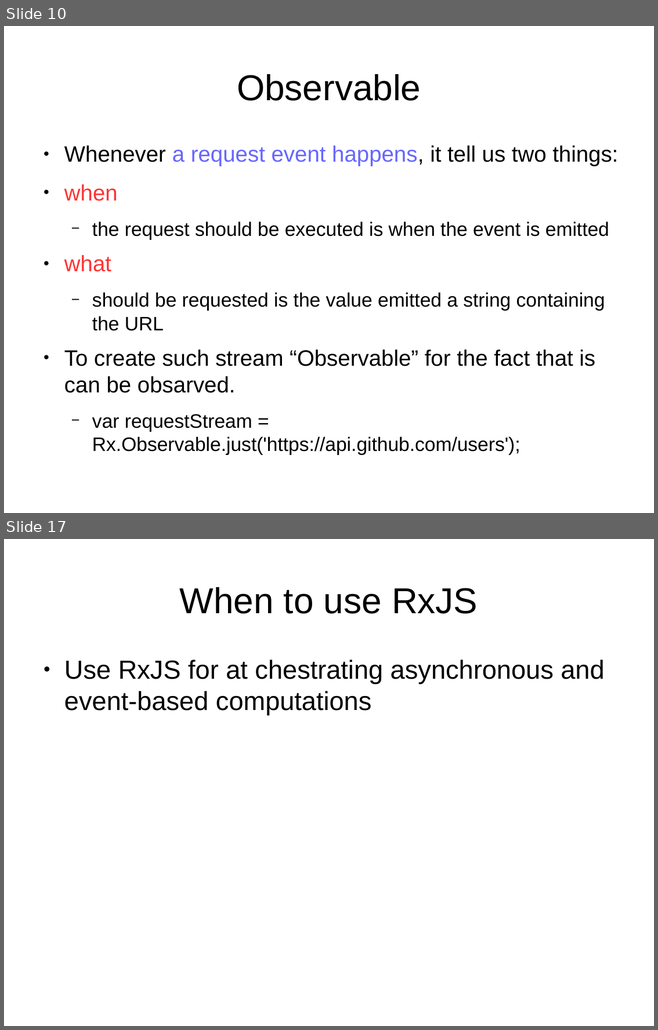
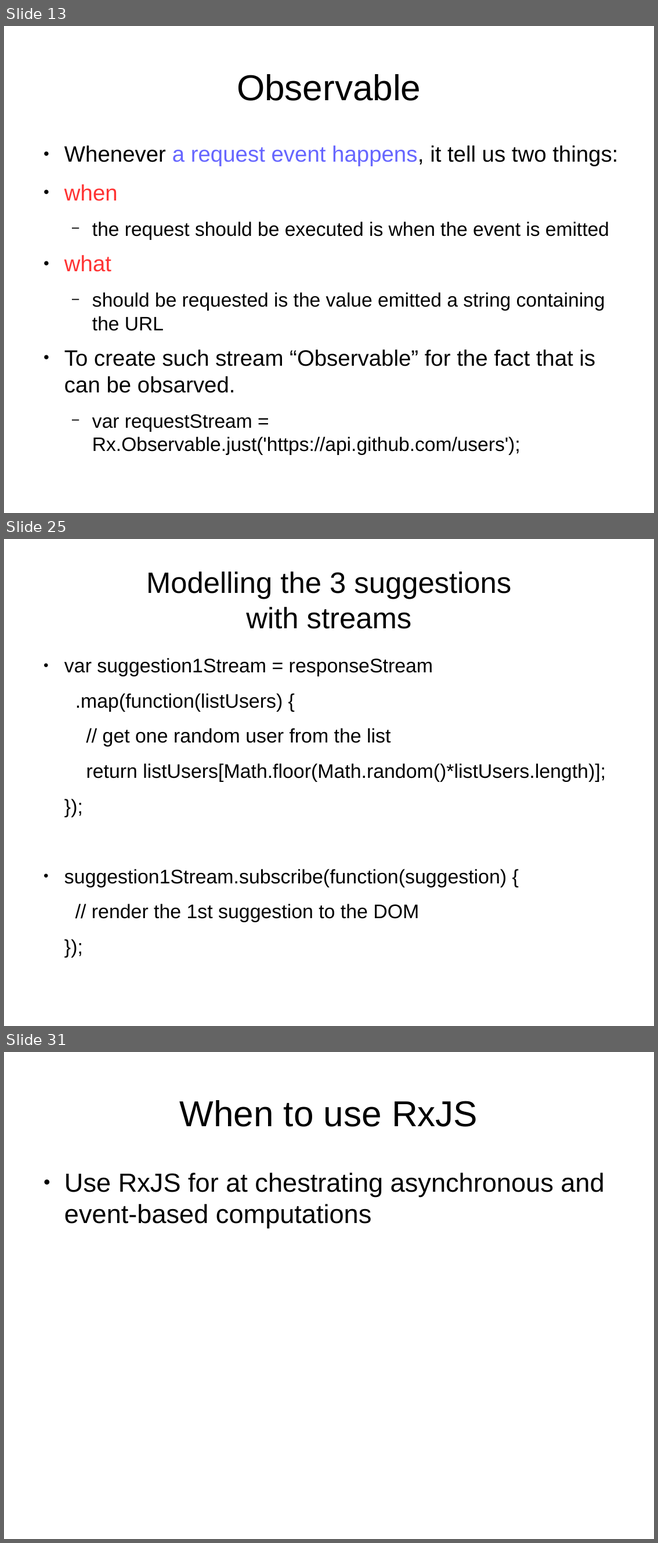
Before and after one commit to sallop/til, a slide deck: RxJS.odp. Shown one above the other, each under a label of ours: slides 10 and 17 before the commit, slides 13, 25 and 31 after it; the slides between them are not shown. The pictures are 658x1030 and 658x1543 pixels, drawn with LibreOffice and Linux fonts; fonts in the diff are those of the drawing. Boxes give left, top, right and bottom in pixels: in the first picture for what was removed or moved away, otherwise in the second. Text is boxed around its words. In the diff, an @@ line names an element or a change of style, - is before the commit and + after.

```diff
--- a/RxJS.odp
+++ b/RxJS.odp
@@ slide 25 added at bbox=[4, 539, 654, 1026], background #FFFFFF @@
@@ title added at bbox=[146, 571, 511, 629], 36 pt, text #000000 @@
+Modelling the 3 suggestions
+with streams
@@ text added at bbox=[64, 658, 605, 922], 24 pt, text #000000 @@
+● var suggestion1Stream = responseStream
+.map(function(listUsers) {
+// get one random user from the list
+return listUsers[Math.floor(Math.random()*listUsers.length)];
+});
+● suggestion1Stream.subscribe(function(suggestion) {
+// render the 1st suggestion to the DOM
+});
@@ what was slide 10 is now slide 13 @@
@@ what was slide 17 is now slide 31 @@
```
Also in this commit, not shown: 7 slides changed, 14 other slides added.
